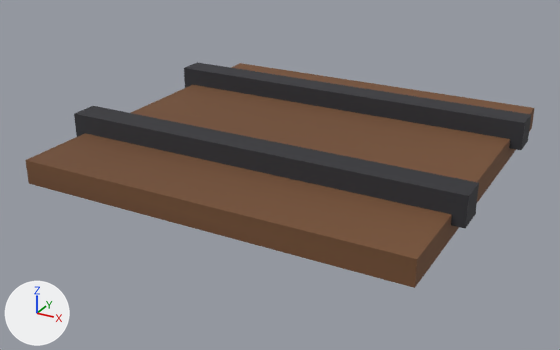
Two versions of the glTF model everglade/assets/models/trapdoor.glb, one commit apart.
Both versions are drawn from a 50 mm lens placed at (0.709, -1.387, 0.632), pointed at (-0.024, -0.054, -0.035). Arrows for +X, +Y and +Z are at lower left; the lights stay in place. The picture after the commit comes second. Vertices at exactly the same position are counted once.

Names of what the first picture shows: 'Trapdoor'.
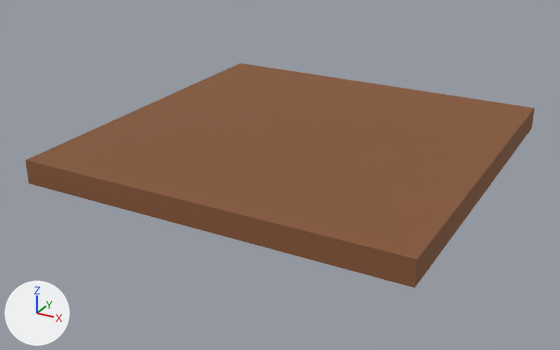
Location of each change, (x1, y1, x2, y2) in pixels of the pictures (560 x 350 px):
'Trapdoor', reshaped: before (25, 62, 534, 288); after (25, 63, 534, 288)
part 1 of me_trapdoor, deleted: before (74, 106, 479, 228)
part 2 of me_trapdoor, deleted: before (184, 62, 531, 150)
part 3 of me_trapdoor, recoloured: (25, 63, 534, 288) in both

Patch to the scene script:
```diff
--- a/everglade/assets/models/trapdoor.glb.py
+++ b/everglade/assets/models/trapdoor.glb.py
@@ me_trapdoor @@
 # used by ob_trapdoor; location = (0.0, 0.0, 0.0)
-me_trapdoor.from_pydata(...)  # 24 vertices, 36 faces; spans x -0.425..0.425, y -0.4..0.4, z 0.0..0.09
+me_trapdoor.from_pydata(...)  # 8 vertices, 12 faces; spans x -0.4..0.4, y -0.4..0.4, z 0.0..0.05
+# me_trapdoor part 1: the loose piece of 8 vertices spanning x -0.425..0.425, y -0.23..-0.17, z 0.03..0.09 is deleted
+# me_trapdoor part 2: the loose piece of 8 vertices spanning x -0.425..0.425, y 0.17..0.23, z 0.03..0.09 is deleted
+# me_trapdoor part 3: 12 kept faces spanning x -0.4..0.4, y -0.4..0.4, z 0.0..0.05 get new vertex colours; the middle colour goes from brown #805738 to brown #94613d
 me_trapdoor.materials.append(mat_vertexcolor)
```
